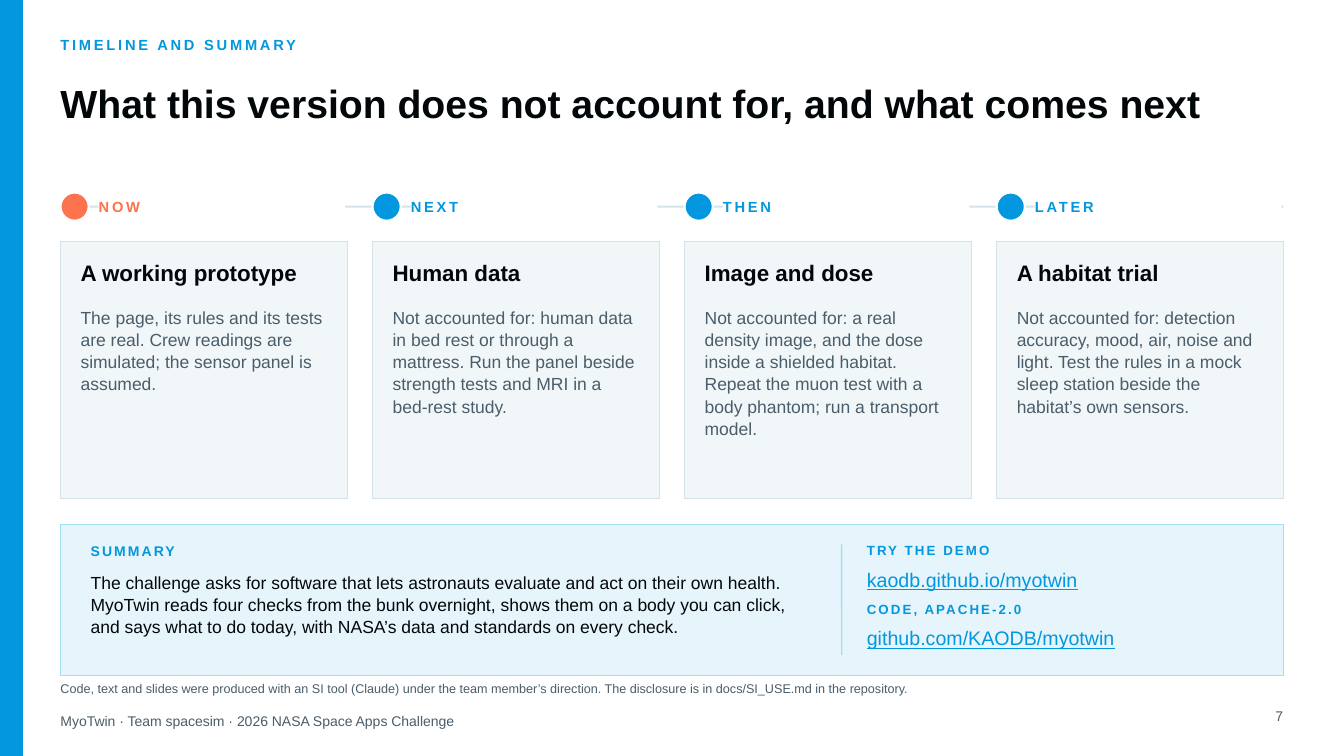
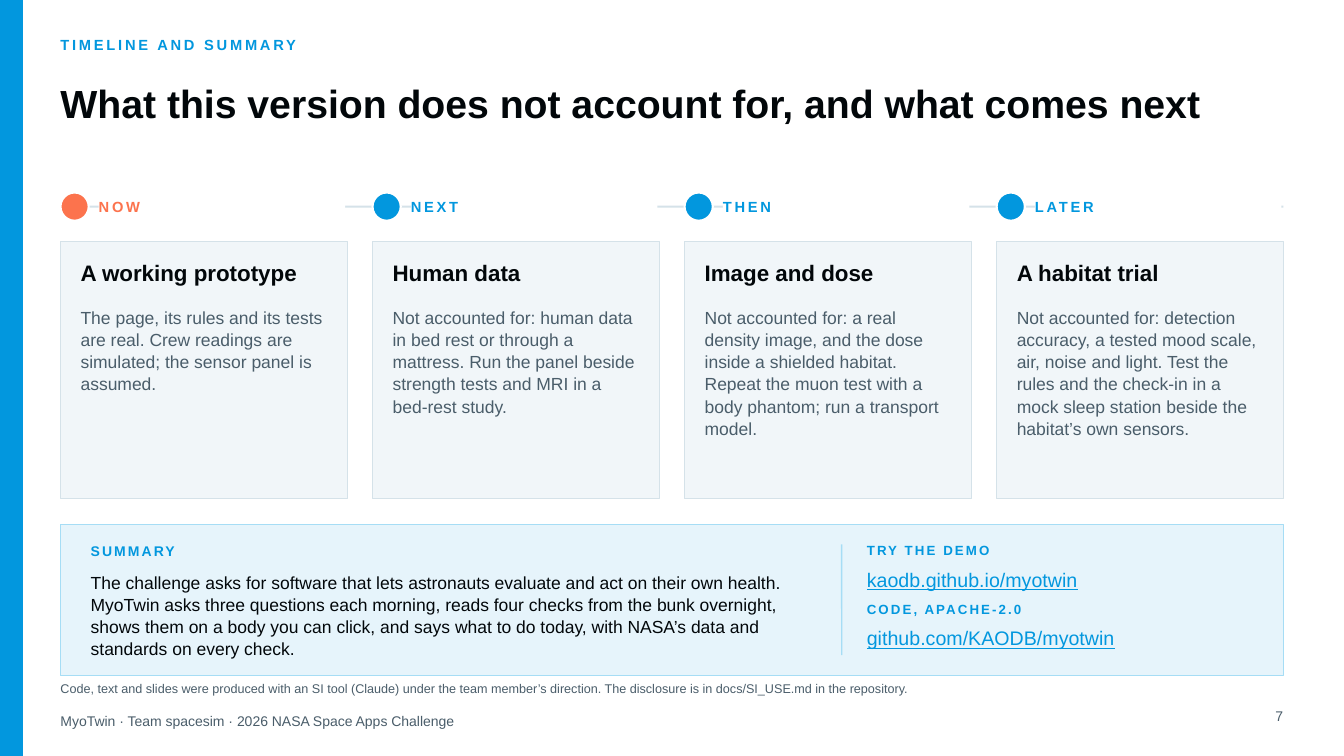
Before and after one commit to KAODB/myotwin, a slide deck: slide 7 of demo/slides/MyoTwin-demo.pptx. Drawn at 1344x756 pixels with LibreOffice and Linux fonts; fonts in the diff are those of the drawing. Boxes give left, top, right and bottom in pixels: in the first picture for what was removed or moved away, otherwise in the second. Text is boxed around its words. In the diff, an @@ line names an element or a change of style, - is before the commit and + after.

```diff
--- a/demo/slides/MyoTwin-demo.pptx
+++ b/demo/slides/MyoTwin-demo.pptx
@@ text at [1017, 311, 1257, 435]: text changed @@
-Not accounted for: detection accuracy, mood, air, noise and light. Test the rules in a mock sleep station beside the habitat’s own sensors.
+Not accounted for: detection accuracy, a tested mood scale, air, noise and light. Test the rules and the check-in in a mock sleep station beside the habitat’s own sensors.
@@ text at [91, 576, 780, 659]: text changed @@
-The challenge asks for software that lets astronauts evaluate and act on their own health. MyoTwin reads four checks from the bunk overnight, shows them on a body you can click, and says what to do today, with NASA’s data and standards on every check.
+The challenge asks for software that lets astronauts evaluate and act on their own health. MyoTwin asks three questions each morning, reads four checks from the bunk overnight, shows them on a body you can click, and says what to do today, with NASA’s data and standards on every check.
```
Also in this commit, not shown: 3 other slides changed, 11 other files.
